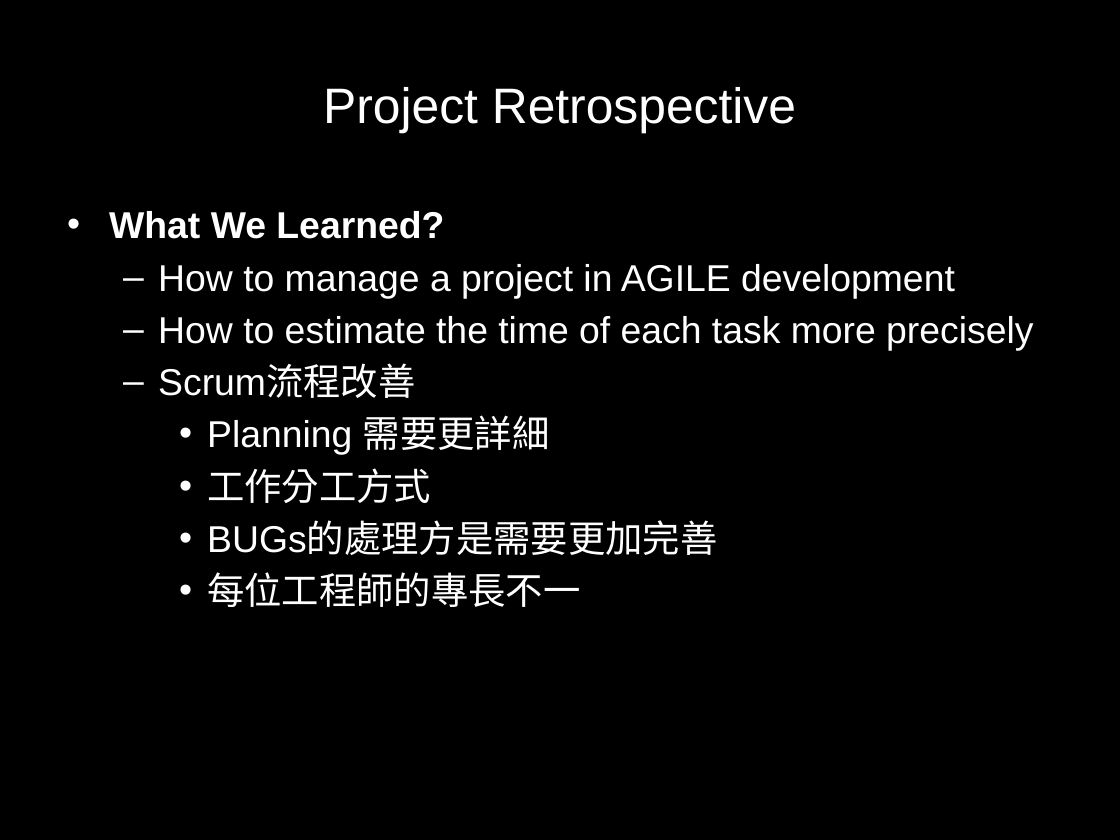
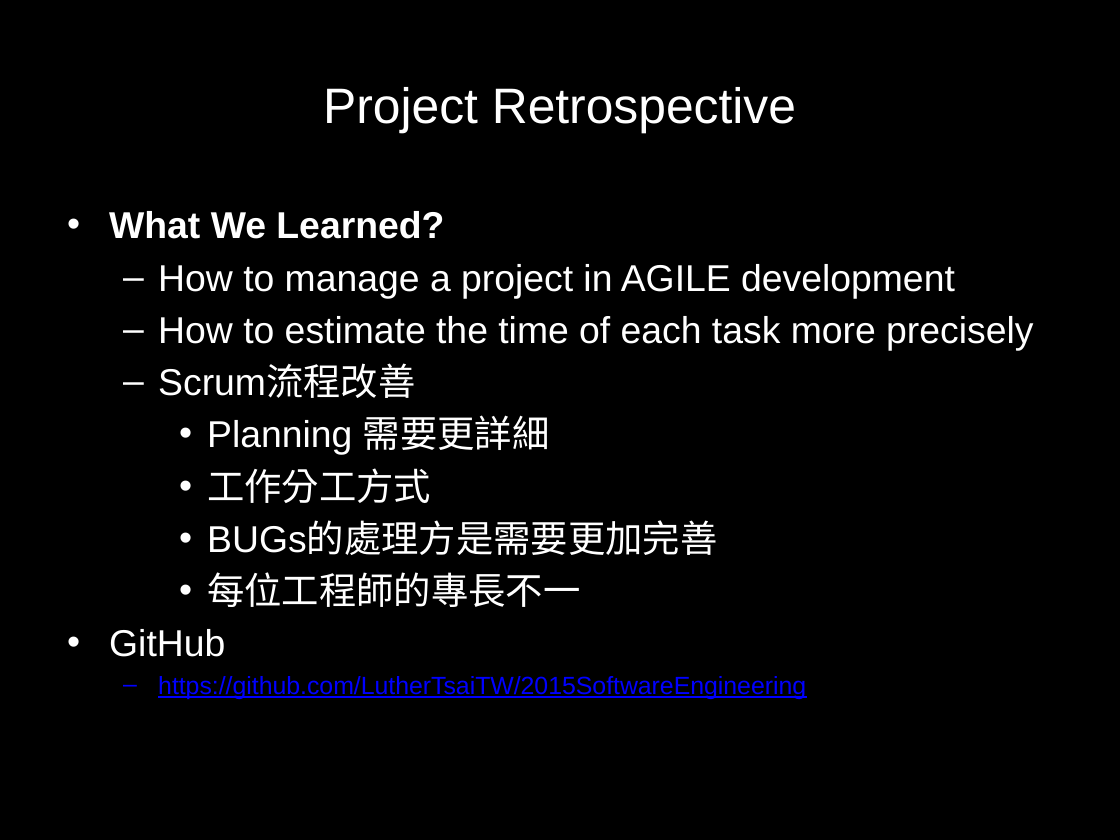
Before and after one commit to LutherTsaiTW/2015SoftwareEngineering, a slide deck: slide 8 of Phase03_Doc/Presentation/Final Presentations.pptx. Drawn at 1120x840 pixels with LibreOffice and Linux fonts; fonts in the diff are those of the drawing. Boxes give left, top, right and bottom in pixels: in the first picture for what was removed or moved away, otherwise in the second. Text is boxed around its words. In the diff, an @@ line names an element or a change of style, - is before the commit and + after.

Commit message:
add github repo

```diff
--- a/Phase03_Doc/Presentation/Final Presentations.pptx
+++ b/Phase03_Doc/Presentation/Final Presentations.pptx
@@ text at (x1=109, y1=629, x2=806, y2=699): paragraphs added @@
+• GitHub
+  – https://github.com/LutherTsaiTW/2015SoftwareEngineering
```
